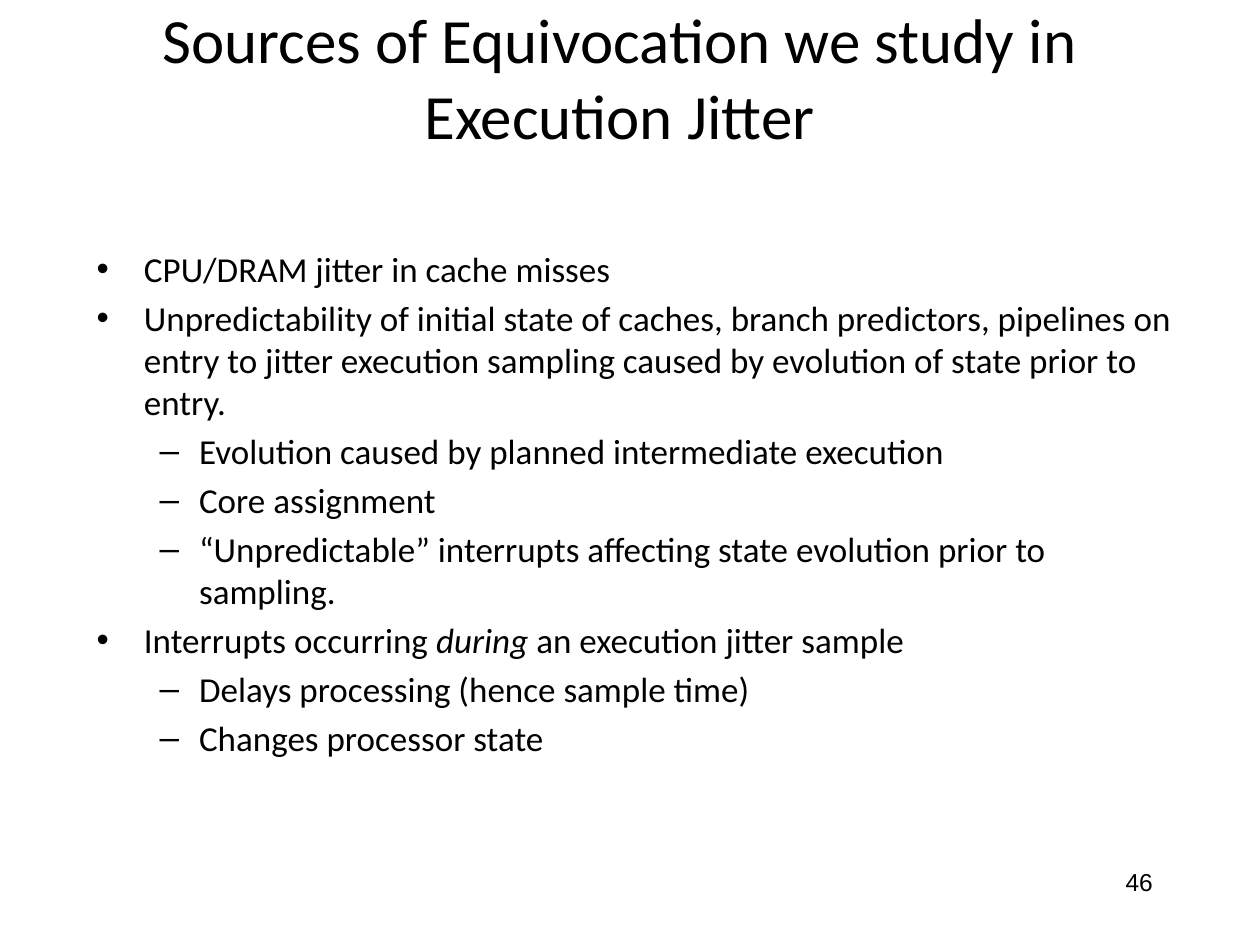
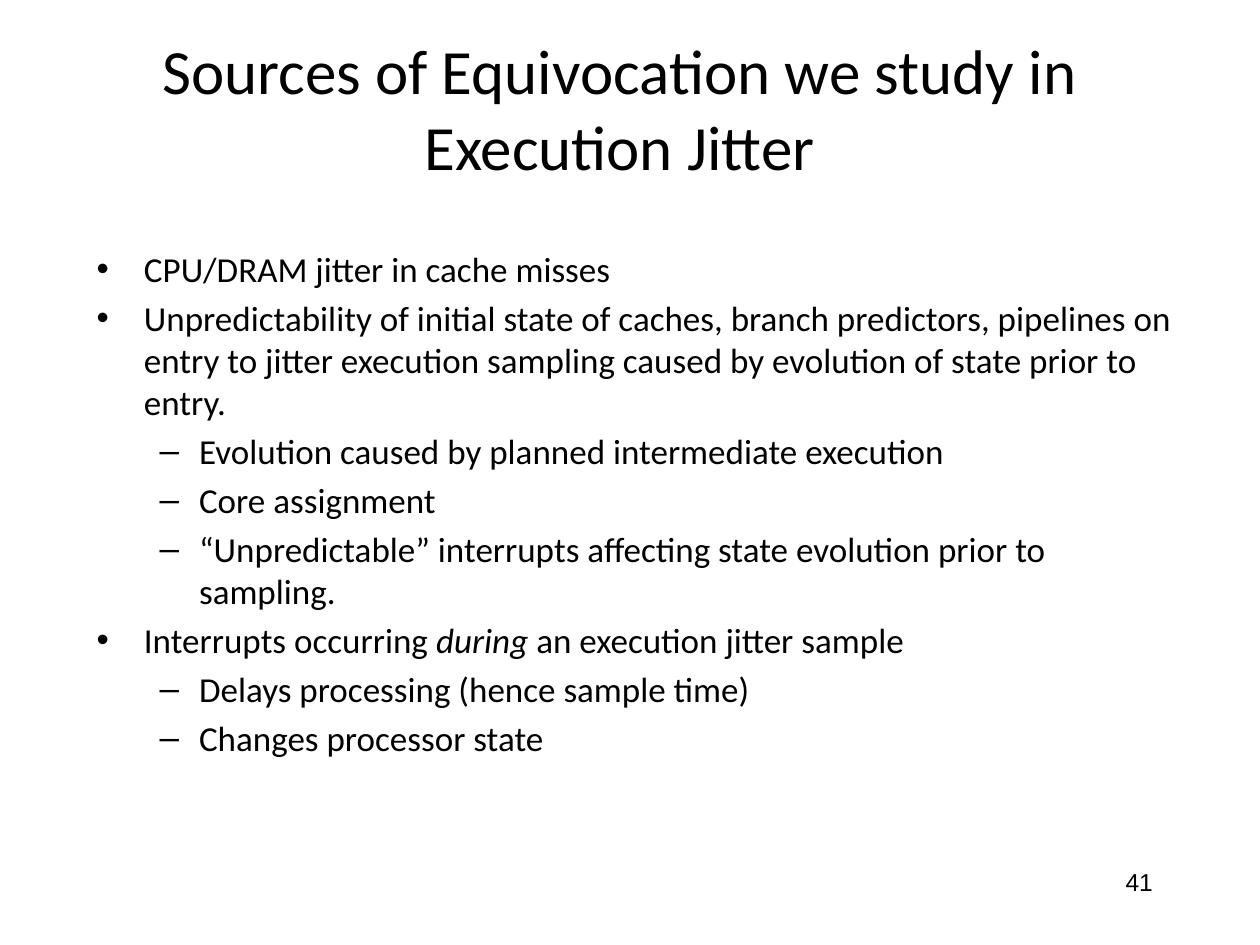
Before and after one commit to jlmucb/class_notes, a slide deck: slide 41 of BerkeleyClass/CS290Spring2013/Lectures/entropy_talk.pptx (slide 46 before the commit). Drawn at 1260x945 pixels with LibreOffice and Linux fonts; fonts in the diff are those of the drawing. Boxes give left, top, right and bottom in pixels: in the first picture for what was removed or moved away, otherwise in the second. Text is boxed around its words. In the diff, an @@ line names an element or a change of style, - is before the commit and + after.

```diff
--- a/BerkeleyClass/CS290Spring2013/Lectures/entropy_talk.pptx
+++ b/BerkeleyClass/CS290Spring2013/Lectures/entropy_talk.pptx
@@ title "Sources of Equivocation we study ...": place and size @@
-title "Sources of Equivocation we study ..." at box(162, 19, 1077, 140)
+title "Sources of Equivocation we study ..." at box(162, 50, 1077, 171)
@@ page number at box(1126, 874, 1153, 891): text changed @@
-46
+41
```
Also in this commit, not shown: 23 other slides changed, 1 other file.
